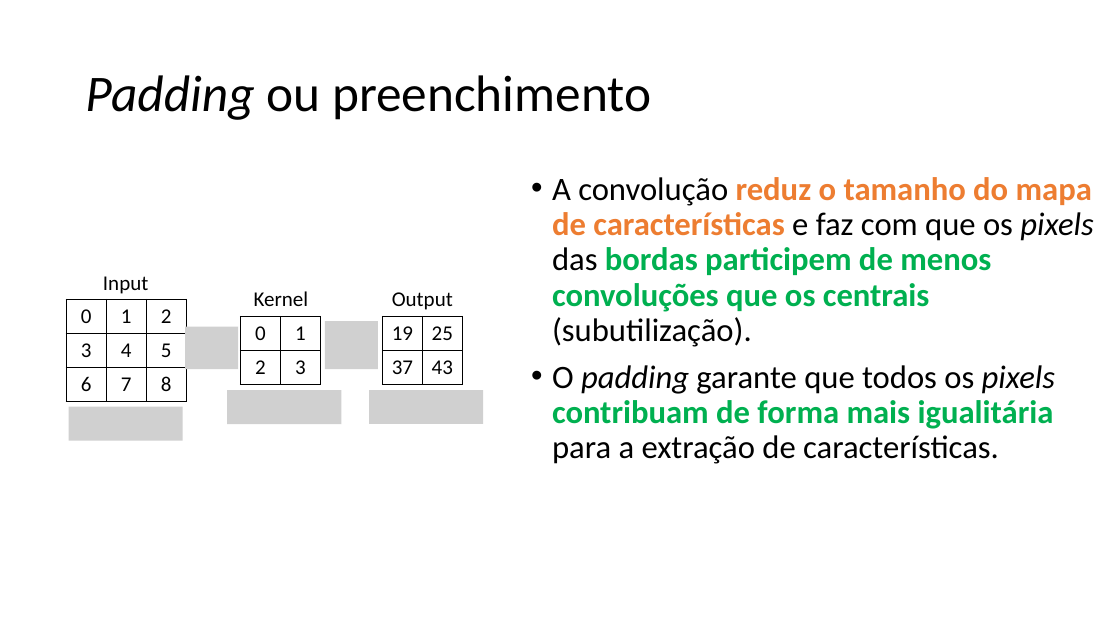
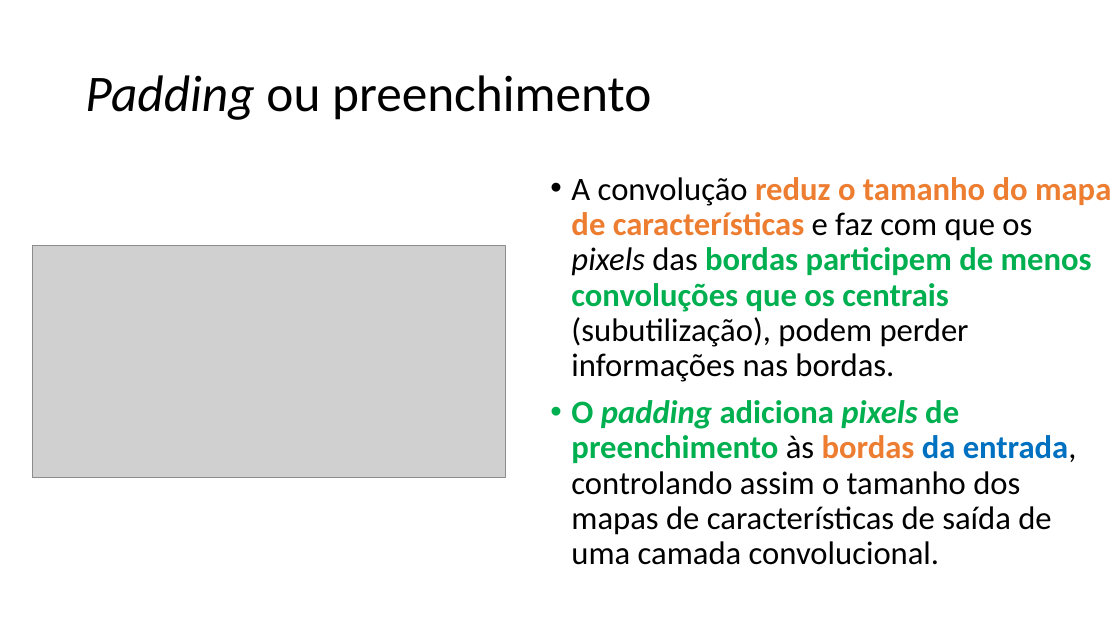
Before and after one commit to zz4fap/c24_inteligencia_artificial, a slide deck: slide 57 of slides/C24_CNN.pptx. Drawn at 1120x630 pixels with LibreOffice and Linux fonts; fonts in the diff are those of the drawing; grey boxes stand for pictures. Boxes give left, top, right and bottom in pixels: in the first picture for what was removed or moved away, otherwise in the second. Text is boxed around its words. In the diff, an @@ line names an element or a change of style, - is before the commit and + after.

Commit message:
update of slides

```diff
--- a/slides/C24_CNN.pptx
+++ b/slides/C24_CNN.pptx
@@ text at bbox=[571, 177, 1111, 565]: text changed; bold off @@
-• A convolução reduz o tamanho do mapa de características e faz com que os pixels das bordas participem de menos convoluções que os centrais (subutilização).
-• O padding garante que todos os pixels contribuam de forma mais igualitária para a extração de características.
+• A convolução reduz o tamanho do mapa de características e faz com que os pixels das bordas participem de menos convoluções que os centrais (subutilização), podem perder informações nas bordas.
+• O padding adiciona pixels de preenchimento às bordas da entrada, controlando assim o tamanho dos mapas de características de saída de uma camada convolucional.
@@ picture added at bbox=[32, 245, 505, 477] @@
@@ table removed at bbox=[66, 299, 187, 402], 3 rows, 3 columns @@
-0 | 1 | 2
-3 | 4 | 5
-6 | 7 | 8
@@ text removed at bbox=[103, 276, 148, 294] @@
-Input
@@ text removed at bbox=[254, 291, 309, 306] @@
-Kernel
@@ text removed at bbox=[392, 292, 453, 310] @@
-Output
@@ picture removed at bbox=[185, 327, 238, 369] @@
@@ table removed at bbox=[240, 317, 321, 385], 2 rows, 2 columns @@
-0 | 1
-2 | 3
@@ picture removed at bbox=[325, 321, 378, 369] @@
@@ table removed at bbox=[382, 317, 463, 385], 2 rows, 2 columns @@
-19 | 25
-37 | 43
@@ picture removed at bbox=[69, 407, 183, 440] @@
@@ picture removed at bbox=[227, 391, 341, 424] @@
@@ picture removed at bbox=[369, 390, 483, 423] @@
```
Also in this commit, not shown: 11 other slides changed, 1 slide removed.
